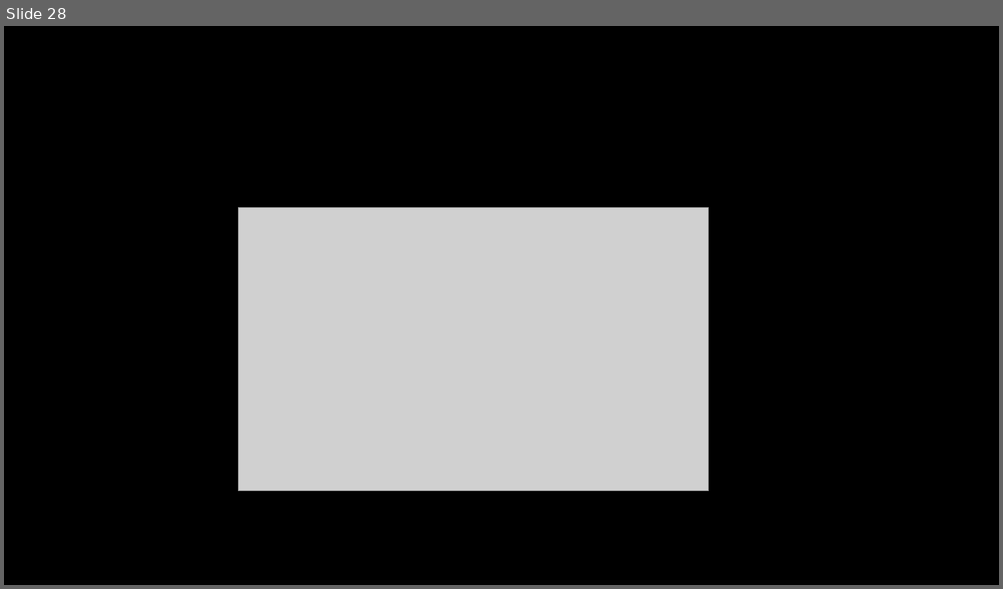
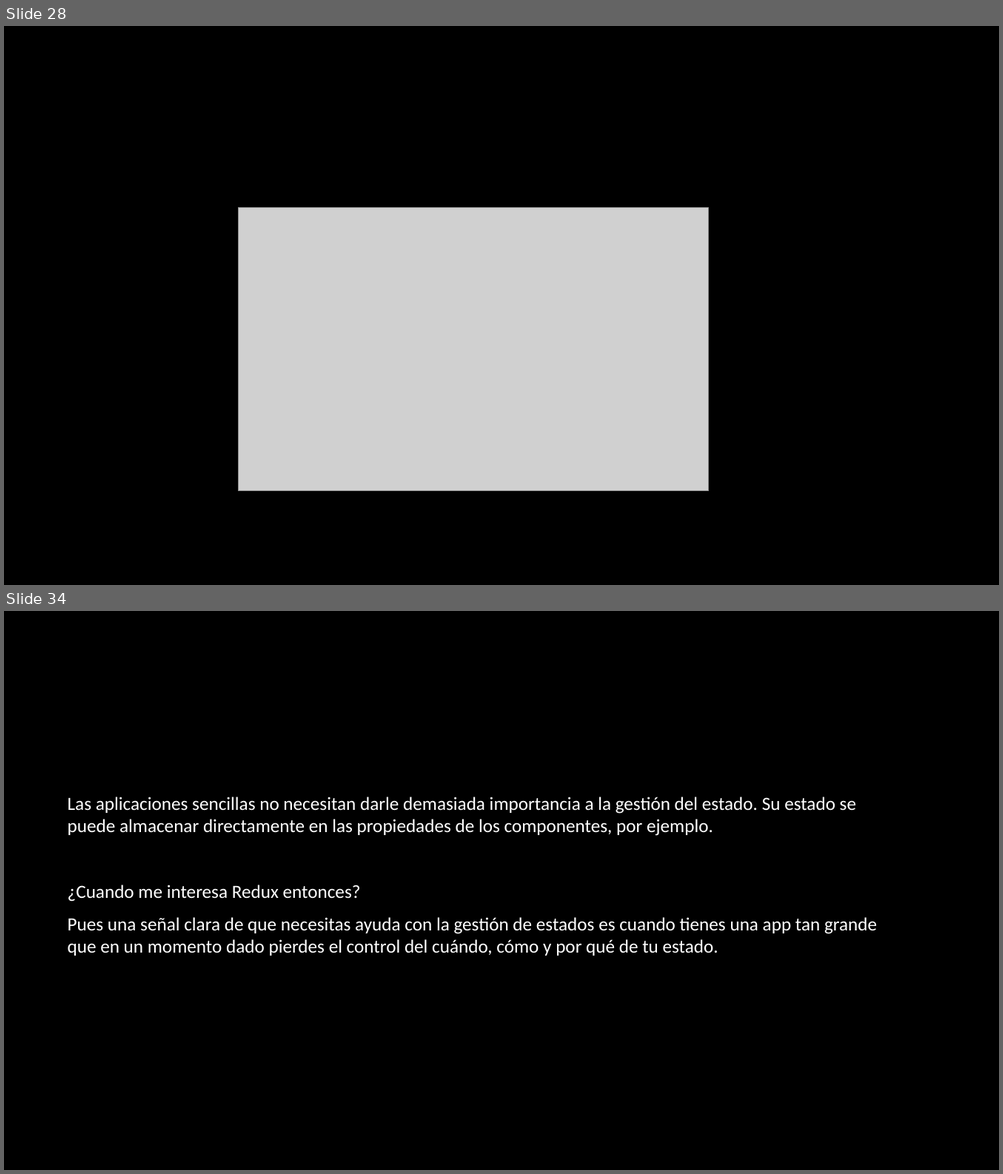
Before and after one commit to mhortac/ReactClass, a slide deck: src/assets/CURSO DE REACTJS - Fiscalia.pptx. Shown one above the other, each under a label of ours: slide 28 before the commit, slides 28 and 34 after it; the slides between them are not shown. The pictures are 1003x589 and 1003x1174 pixels, drawn with LibreOffice and Linux fonts; fonts in the diff are those of the drawing; grey boxes stand for pictures; background and template pictures are left out. Boxes give left, top, right and bottom in pixels: in the first picture for what was removed or moved away, otherwise in the second. Text is boxed around its words. In the diff, an @@ line names an element or a change of style, - is before the commit and + after.

```diff
--- a/src/assets/CURSO DE REACTJS - Fiscalia.pptx
+++ b/src/assets/CURSO DE REACTJS - Fiscalia.pptx
@@ slide 34 added at bbox=[4, 611, 999, 1170], background picture (left out) @@
@@ text added at bbox=[68, 797, 876, 956], 18 pt, text #FFFFFF @@
+Las aplicaciones sencillas no necesitan darle demasiada importancia a la gestión del estado. Su estado se puede almacenar directamente en las propiedades de los componentes, por ejemplo.
+¿Cuando me interesa Redux entonces?
+Pues una señal clara de que necesitas ayuda con la gestión de estados es cuando tienes una app tan grande que en un momento dado pierdes el control del cuándo, cómo y por qué de tu estado.
```
Also in this commit, not shown: 9 other slides added, 12 other files.
